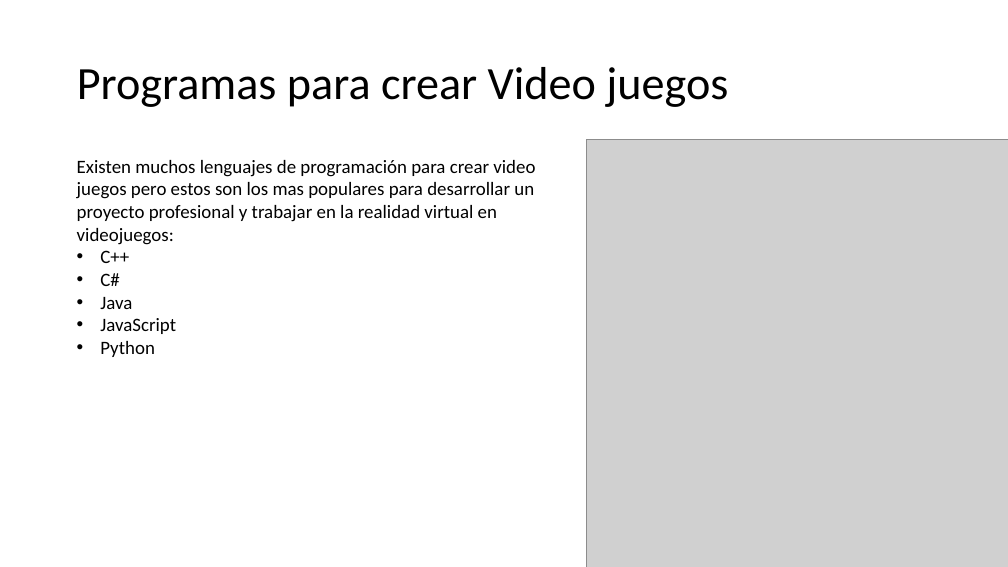
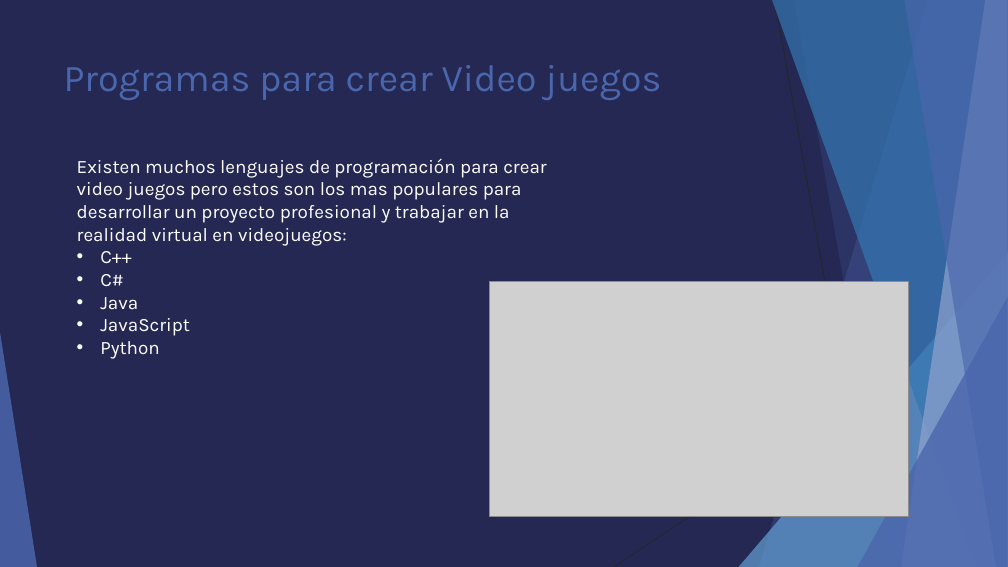
Before and after one commit to HectorKazuto/Videojuego, a slide deck: slide 5 of Proyecto/Python.pptx. Drawn at 1008x567 pixels with LibreOffice and Linux fonts; fonts in the diff are those of the drawing; grey boxes stand for pictures. Boxes give left, top, right and bottom in pixels: in the first picture for what was removed or moved away, otherwise in the second. Text is boxed around its words. In the diff, an @@ line names an element or a change of style, - is before the commit and + after.

```diff
--- a/Proyecto/Python.pptx
+++ b/Proyecto/Python.pptx
@@ background #FFFFFF to #242852 @@
@@ title "Programas para crear Video juegos": place and size @@
-title "Programas para crear Video juegos" at box(77, 67, 728, 107)
+title "Programas para crear Video juegos" at box(64, 65, 661, 100)
@@ title "Programas para crear Video juegos" at box(64, 65, 661, 100): size 44 to 36 pt, font Calibri to Karla, text colour #000000 to #4A66AC; line spacing 0.9 to 1; vertical alignment middle to top @@
@@ text "Existen muchos lenguajes de programación ..." at box(77, 158, 546, 359): font Calibri to Karla, text colour #000000 to #FFFFFF @@
@@ picture: place and size @@
-picture at box(586, 140, 1008, 567)
+picture at box(490, 281, 909, 517)
@@ group added at box(0, 0, 1008, 567): 5 freeform shapes, 3 triangles, 2 lines @@
```
Also in this commit, not shown: 3 other slides changed, 4 slides added, 3 slides removed, 2 other files.
